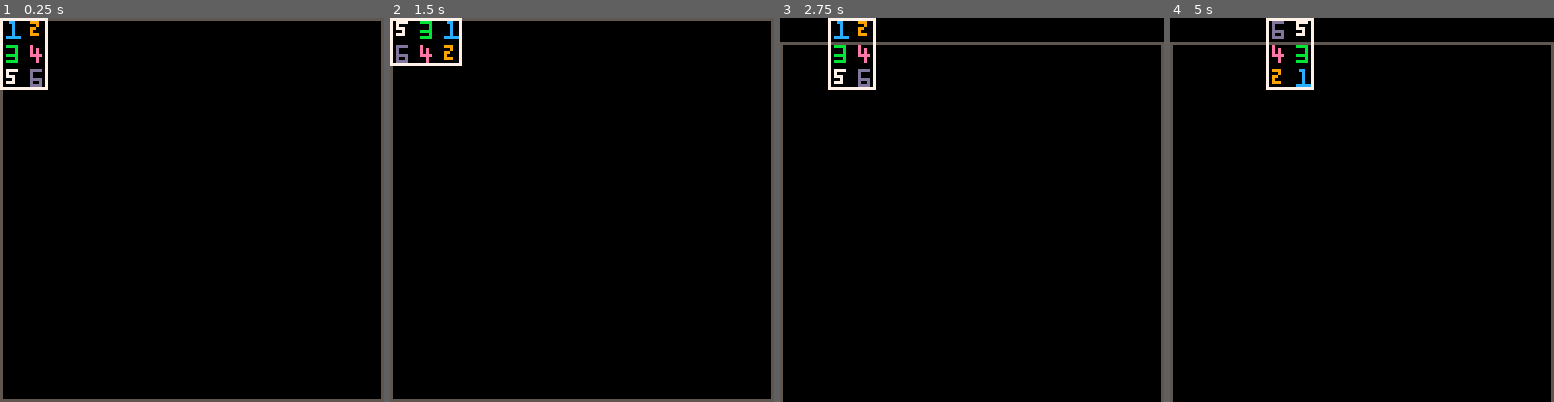
Above: before the commit, frames 1-4 (left to right).
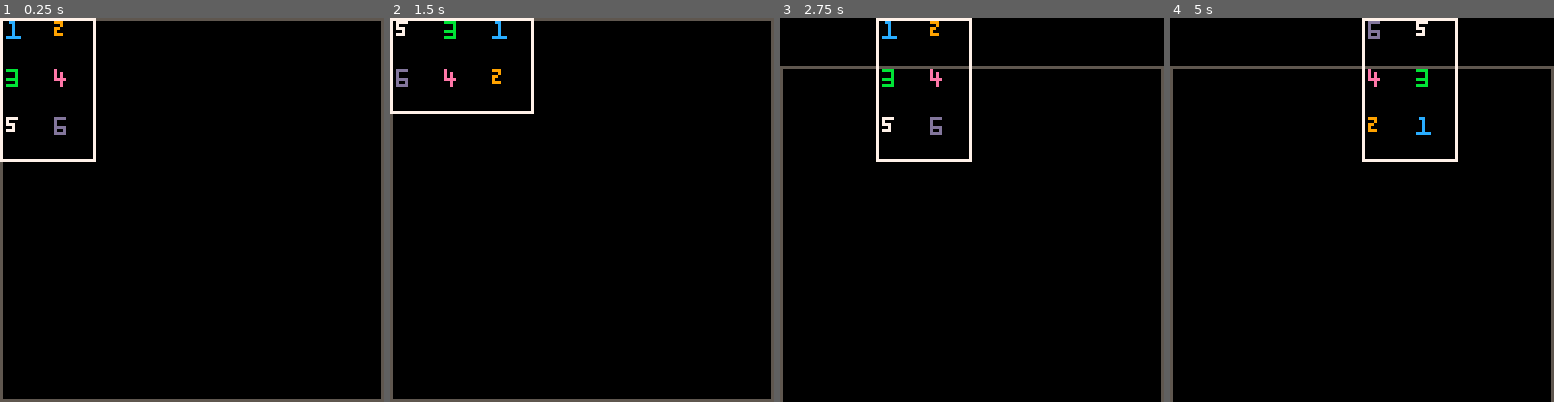
Above: after the commit, the same moments.

Repository: shen-sat/orchard
Game: PICO-8 cartridge game.p8
The game is run twice, just before and just after one commit, with the same random seed, the same clock (stepped at 60 frames per second) and the same inputs.
Inputs:
- Up to frame 1 (0.25 s): no input
- Up to frame 2 (1.5 s): tap O (Z key) at 0.7 s
- Up to frame 3 (2.75 s): hold Right 1.6-2.1 s; tap O (Z key) at 1.7, 2.1, 2.5 s; hold Up 2.15-2.42 s; hold Right from 2.47 s (still down)
- Up to frame 4 (5 s): tap O (Z key) every 0.4 s from 2.9 to 4.9 s; release Right at 3.03 s; hold Left 3.08-3.58 s; hold Down 3.63-3.97 s; hold Right 4.02-4.68 s; hold Up from 4.73 s (still down)

The runs differ from the first frame. In frame 1, 1.7% of the frame differs, in the area x 0-25%, y 0-38%; in frame 2, 1.7%; in frame 3, 3.9%, in the area x 0-100%, y 0-38%; in frame 4, 3.9%.

Commit message:
Make card and movement bigger

Diff:
--- a/game.p8
+++ b/game.p8
@@ -2,6 +2,8 @@
 version 32
 __lua__
 function _init()
+  tile_size = 16
+
   cam = {
     x0 = 0,
     y0 = 0,
@@ -48,28 +50,28 @@
   }
 
   selected_card = {
-    width = 2 * 8,
-    height = 3 * 8,
+    width = 2 * tile_size,
+    height = 3 * tile_size,
     col = 7,
     fruits = {one,two,three,four,five,six},
     vertical_slots = function(self)
       return {
         { x = self.x0, y = self.y0 },
-        { x = self.x0 + 8, y = self.y0 },
-        { x = self.x0, y = self.y0 + 8 },
-        { x = self.x0 + 8, y = self.y0 + 8 },
-        { x = self.x0, y = self.y0 + 16 },
-        { x = self.x0 + 8, y = self.y0 + 16 }
+        { x = self.x0 + tile_size, y = self.y0 },
+        { x = self.x0, y = self.y0 + tile_size },
+        { x = self.x0 + tile_size, y = self.y0 + tile_size },
+        { x = self.x0, y = self.y0 + (tile_size * 2) },
+        { x = self.x0 + tile_size, y = self.y0 + (tile_size * 2) }
       }
     end,
     horizontal_slots = function(self)
       return {
         { x = self.x0, y = self.y0 },
-        { x = self.x0 + 8, y = self.y0 },
-        { x = self.x0 + 16, y = self.y0 },
-        { x = self.x0, y = self.y0 + 8 },
-        { x = self.x0 + 8, y = self.y0 + 8 },
-        { x = self.x0 + 16, y = self.y0 + 8 }
+        { x = self.x0 + tile_size, y = self.y0 },
+        { x = self.x0 + (tile_size * 2), y = self.y0 },
+        { x = self.x0, y = self.y0 + tile_size },
+        { x = self.x0 + tile_size, y = self.y0 + tile_size },
+        { x = self.x0 + (tile_size * 2), y = self.y0 + tile_size }
       }
     end,
     compass = {
@@ -135,13 +137,13 @@
       if btnp(4) then
         self.compass:rotate()
       elseif btnp(1) then
-        self.x0 += 8
+        self.x0 += tile_size
       elseif btnp(0) then
-        self.x0 -= 8
+        self.x0 -= tile_size
       elseif btnp(2) then
-        self.y0 -= 8
+        self.y0 -= tile_size
       elseif btnp(3) then
-        self.y0 += 8
+        self.y0 += tile_size
       end
     end
   }
